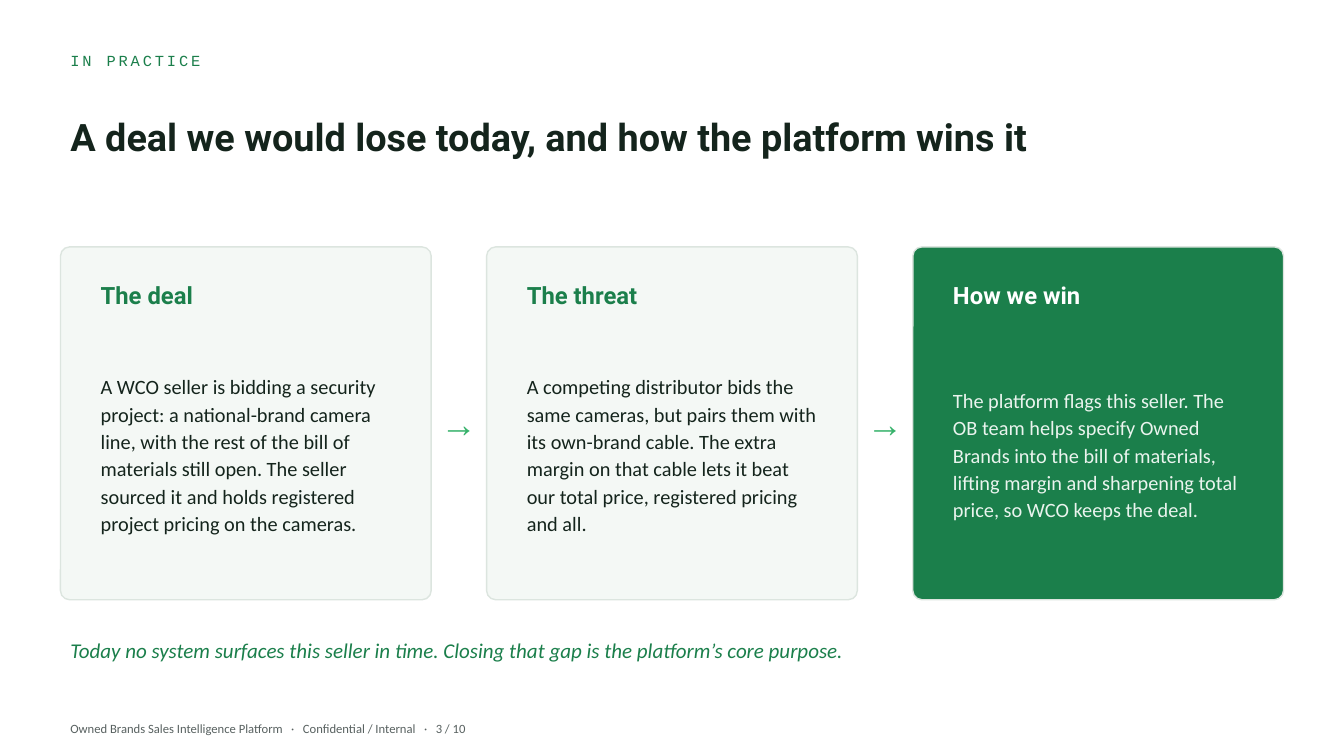
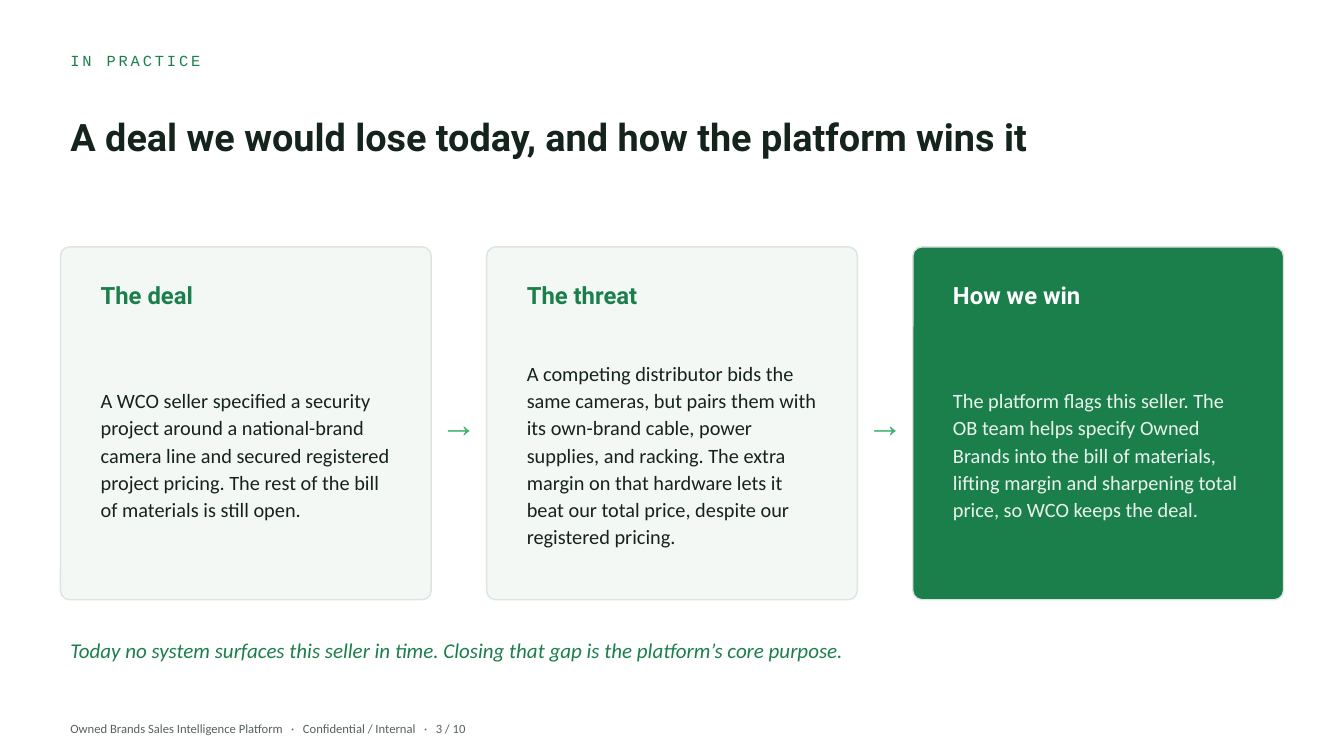
Before and after one commit to JGAVEN/OB_Dataverse, a slide deck: slide 3 of Board pitch/Owned_Brands_Board_Deck.pptx. Drawn at 1344x756 pixels with LibreOffice and Linux fonts; fonts in the diff are those of the drawing. Boxes give left, top, right and bottom in pixels: in the first picture for what was removed or moved away, otherwise in the second. Text is boxed around its words. In the diff, an @@ line names an element or a change of style, - is before the commit and + after.

```diff
--- a/Board pitch/Owned_Brands_Board_Deck.pptx
+++ b/Board pitch/Owned_Brands_Board_Deck.pptx
@@ text at [527,367,816,548]: text changed @@
-A competing distributor bids the same cameras, but pairs them with its own-brand cable. The extra margin on that cable lets it beat our total price, registered pricing and all.
+A competing distributor bids the same cameras, but pairs them with its own-brand cable, power supplies, and racking. The extra margin on that hardware lets it beat our total price, despite our registered pricing.
@@ text at [101,394,389,521]: text changed @@
-A WCO seller is bidding a security project: a national-brand camera line, with the rest of the bill of materials still open. The seller sourced it and holds registered project pricing on the cameras.
+A WCO seller specified a security project around a national-brand camera line and secured registered project pricing. The rest of the bill of materials is still open.
```
Also in this commit, not shown: 6 other slides changed, 3 other files.
